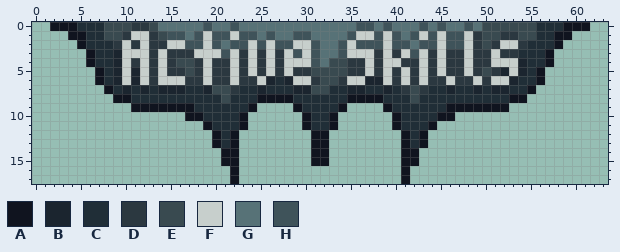
Edited in one commit: pixel-art file (assets/sprites/combat/tick_bar/skill_eater.aseprite). Above, as it was before the edit.
64x18 pixels, 1 frame.
Visible layers, top first: "Layer 2", "Layer 3".
Palette (. is transparent): A #10141f  B #1b252f  C #202e37  D #2b3840  E #394a50  F #c7cfcc  G #577277  H #3f535a
Pixels before, first column x 2:
 0 AAACCCEEEDDEGGGGGHGGHGGGGGGGGGGGGGHHGHGGGHGHGGHGEEEEEECCCAAA
 1 ..AACCEEDFFDEHHGHFHHFHHGHGGHHGGGGHFFHFHGHFHFHHFDEEDDEECCAA..
 2 ...ACCCDFDFDDFFHHFHGHHFHFHHFFHGGHFHHHFHHGHHFHHFDEDFFDCCCA...
 3 ....ACCBFFFDFDDDFFFHFDFDFDFHFHGGHFFFDFDFHFDFDDFDDFDDCCCA....
 4 ....ACCBFDFDFDEEDFDDFDFDFDFFFHGEEDDFDFFDDFDFDDFDDFFFBCCA....
 5 .....ACBFBFDFDDEDFDDFDFDFDFDDEEEEDDFDFDFDFDFDDFDEDBFBCA.....
 6 .....ACBFBFDFFFDDFDDFDDFBCBFFDEEDFFBBFDFDFDDFDDFDFFBCCA.....
 7 ......ACBCBCBBBCCBEEDCCBCCCBBEECCBBCCBCDEDCCBCCBCBBCCA......
 8 .......AACCCCCCCCCCECCCAAAACCCCCCAAAACCCECCCCCCCCCCAA.......
 9 .........AAAAAAACCCCCCA....ACCCCA....ACCCCCCAAAAAAA.........
10 ...............AACCCCA......ACCA......ACCCCAA...............
11 .................ACCCA......ACCA......ACCCA.................
12 ..................ACA........AA........ACA..................
13 ..................ACA........AA........ACA..................
14 ...................AA........AA........AA...................
15 ...................AA........AA........AA...................
16 ....................A..................A....................
17 ....................A..................A....................
New version:
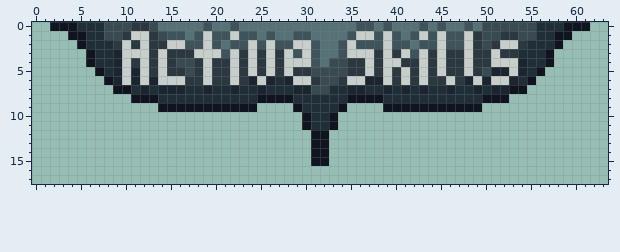
Edits made:
Layer "Layer 3":
y 5: x 51 D -> B
y 6: x 7..8 AC -> .A; x 13 D -> B; x 24 D -> B; x 48 D -> B; x 50 D -> B; x 55..56 CA -> A.
y 7: x 8..10 ACB -> .AA; x 20..22 EED -> CCB; x 41..43 DED -> BCB; x 53..55 CCA -> AA.
y 8: x 9..13 AACCC -> ..AAA; x 21 E -> C; x 42 E -> C; x 50..54 CCCAA -> AAA..
y 9: x 11..13 AAA -> ...; x 18..23 CCCCCC -> AAAAAA; x 40..45 CCCCCC -> AAAAAA; x 50..52 AAA -> ...
y 10: x 17..23 AACCCCA -> .......; x 40..46 ACCCCAA -> .......
y 11: x 19..23 ACCCA -> .....; x 40..44 ACCCA -> .....
y 12..13: x 20..22 ACA -> ...; x 41..43 ACA -> ...
y 14..15: x 21..22 AA -> ..; x 41..42 AA -> ..
y 16..17: x 22 A -> .; x 41 A -> .
Pixel boxes of the changes (left, top, right, bottom) in both pictures:
changed: (392, 67, 545, 184)
changed: (95, 76, 257, 184)
